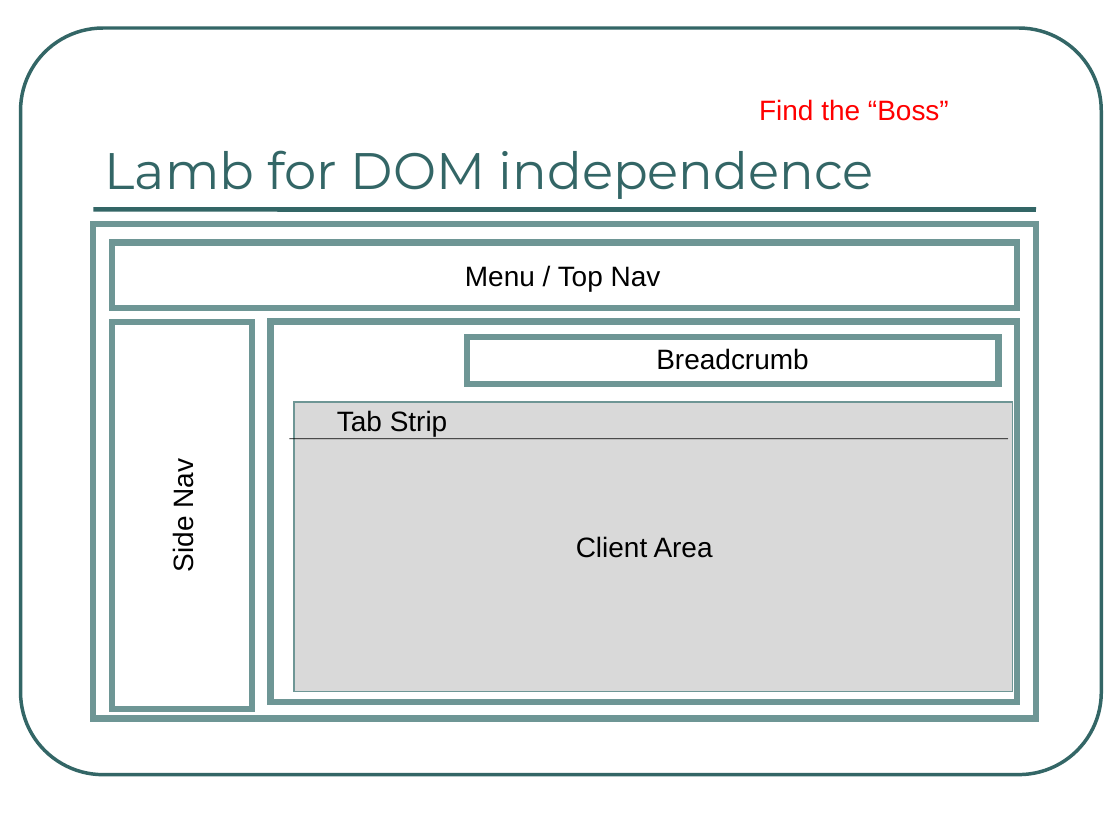
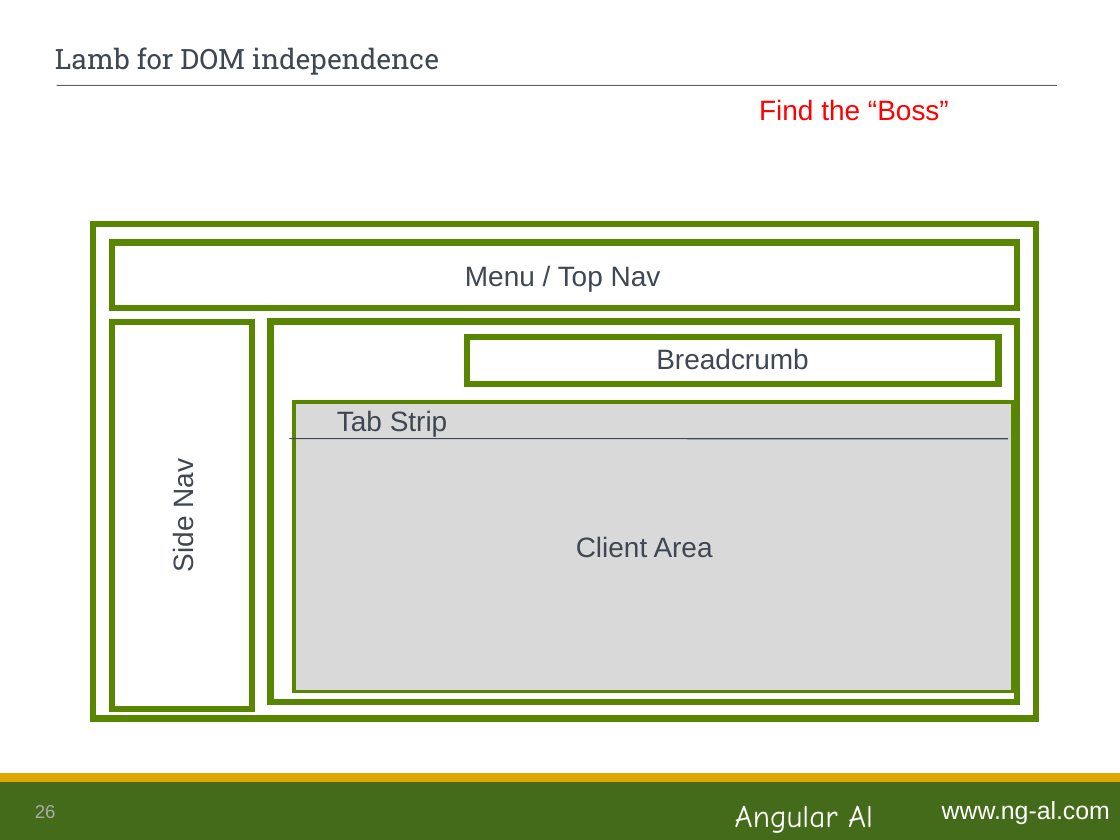
Before and after one commit to ng-al/LambSampleApp, a slide deck: slide 26 of Lamb.ppt (slide 25 before the commit). Drawn at 1120x840 pixels with LibreOffice and Linux fonts; fonts in the diff are those of the drawing. Boxes give left, top, right and bottom in pixels: in the first picture for what was removed or moved away, otherwise in the second. Text is boxed around its words. In the diff, an @@ line names an element or a change of style, - is before the commit and + after.

```diff
--- a/Lamb.ppt
+++ b/Lamb.ppt
@@ rounded rectangle removed at [20,28,1101,775] @@
@@ title "Lamb for DOM independence": place and size @@
-title "Lamb for DOM independence" at [105,150,874,199]
+title "Lamb for DOM independence" at [55,47,439,75]
@@ title "Lamb for DOM independence" at [55,47,439,75]: size 33 to 18 pt, font Montserrat to Roboto Slab, text colour #336666 to #3E4753; vertical alignment bottom to middle @@
@@ line moved from (93, 209) - (1036, 209) to (57, 85) - (1057, 85) @@
@@ line (57, 85) - (1057, 85): stroke #336666 3 pt to #626366 0.74 pt @@
@@ outline #6E9695 4 pt to #588600 4 pt in 5 elements at [271,321,1018,702], [93,224,1036,719], [112,243,1017,308], [467,337,999,384], [112,321,252,709] @@
@@ rectangle at [295,402,1014,691]: outline #6E9695 0.99 pt to #588600 2.01 pt @@
@@ text colour #000000 to #3E4753 in 5 elements at [465,266,661,291], [168,464,199,571], [656,348,808,370], [576,536,713,558], [337,410,448,436] @@
@@ line (289, 439) - (1008, 439): stroke #000000 0.51 pt to #3E4753 0.74 pt @@
@@ rectangle added at [0,778,1120,840], fill #446B19 @@
@@ rectangle added at [0,775,1120,781], fill #DFA602, outline #DFA602 2.01 pt @@
@@ page number added at [35,805,56,818], 12 pt, text #AAABAC @@
+26
@@ text added at [735,805,873,833], 20 pt, text #FFFFFF @@
+Angular Al
@@ text added at [942,801,1110,824], 16 pt, text #FFFFFF @@
+www.ng-al.com
```
Also in this commit, not shown: 37 other slides changed, 1 slide added, 1 other file.
